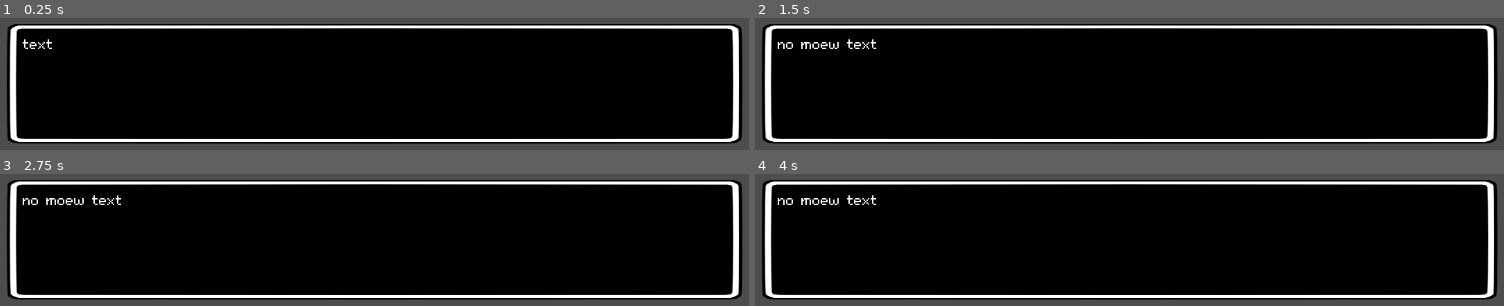
Above: before the commit, frames 1-4 (two rows, left to right).
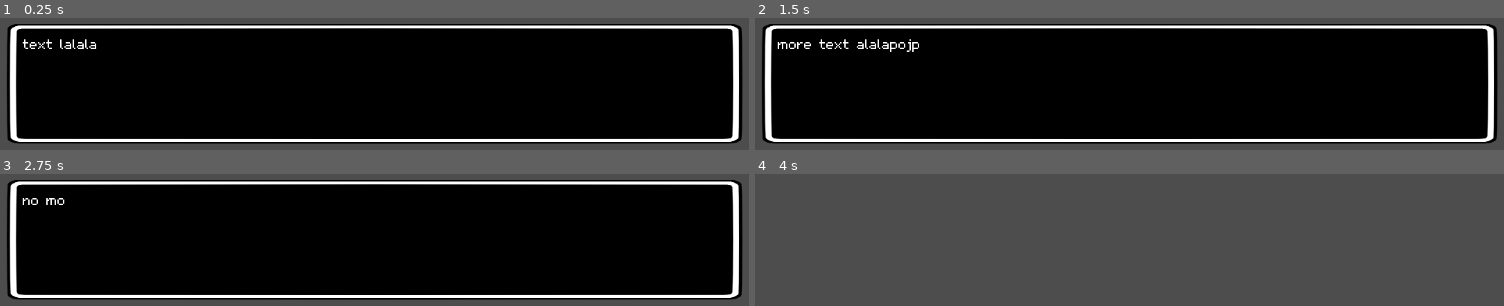
Above: after the commit, the same moments.

Repository: TOT00O/sevenn
Game: Godot game, scene res://text.tscn
Two runs of this game, one before a commit and one after it. Both use one fixed random seed, a clock stepped at 60 frames per second and the inputs below. This scene is started directly instead of the project's main scene.
Inputs:
- Up to frame 1 (0.25 s): no input
- Up to frame 2 (1.5 s): tap Enter (ui_accept) at 0.5, 0.77, 0.8, 1.07, 1.35 s; hold D (move_right) 0.53-1.28 s; tap I (i) at 0.6 s; hold S (move_down) from 1.28 s (still down)
- Up to frame 3 (2.75 s): tap Enter (ui_accept) at 1.52, 1.82, 2.3 s; tap I (i) at 1.55, 2.1 s; release S (move_down) at 2.03 s; hold D (move_right) from 2.03 s (still down)
- Up to frame 4 (4 s): release D (move_right) at 2.78 s; hold W (move_up) 2.78-3.53 s; tap I (i) at 2.85 s; tap Enter (ui_accept) at 3.02, 3.32, 3.6, 3.77 s; hold A (move_left) from 3.53 s (still down)

The runs differ from the first frame. In frame 1, 0.2% of the frame differs, in the area x 8-13%, y 15-24%; in frame 2, 0.7%; in frame 3, 0.2%; in frame 4, 89%, in the area x 0-100%, y 4-96%.

Commit message:
dialogbox

Diff:
--- a/Dialogbox.gd
+++ b/Dialogbox.gd
@@ -1,24 +1,35 @@
 extends Control
 
-
 var dialog = [
-	'text',
-	'more text',
-	'no moew text'
+	'text lalalalallalallallalalallalalalalalallala',
+	'more text alalapojphweohfpewhph3wphrph3h32ohr3',
+	'no more text'
 ]
 
 var dialog_index = 0
-var finsihed = false
+var finished = false
 
 func _ready():
 	load_dialog()
 
 func _process(delta):
-	if Input.is_action_just_pressed("ui_accept"):
+	$"Usagi(1)".visible = finished
+	if Input.is_action_just_pressed("ui_accept") and finished:
 		load_dialog()
-
 
 func load_dialog():
 	if dialog_index < dialog.size():
-		$MarginContainer/RichTextLabel.bbcode_text =dialog[dialog_index]
-	dialog_index +=1
+		finished = false
+		$MarginContainer/RichTextLabel.text = dialog[dialog_index]
+		$MarginContainer/RichTextLabel.visible_ratio = 0
+
+		var tween = create_tween()
+		tween.tween_property($MarginContainer/RichTextLabel, "visible_ratio", 1, 1)
+		tween.finished.connect(_on_tween_finished)
+
+		dialog_index += 1
+	else:
+		queue_free()
+
+func _on_tween_finished():
+	finished = true
--- a/project.godot
+++ b/project.godot
@@ -17,7 +17,7 @@
 
 [editor_plugins]
 
-enabled=PackedStringArray("res://addons/da/plugin.cfg")
+enabled=PackedStringArray()
 
 [input]
 
--- a/text.tscn
+++ b/text.tscn
@@ -55,6 +55,7 @@
 
 [node name="Dialogbox" type="Control" parent="."]
 layout_mode = 1
+anchors_preset = 7
 anchor_left = 0.5
 anchor_top = 1.0
 anchor_right = 0.5
